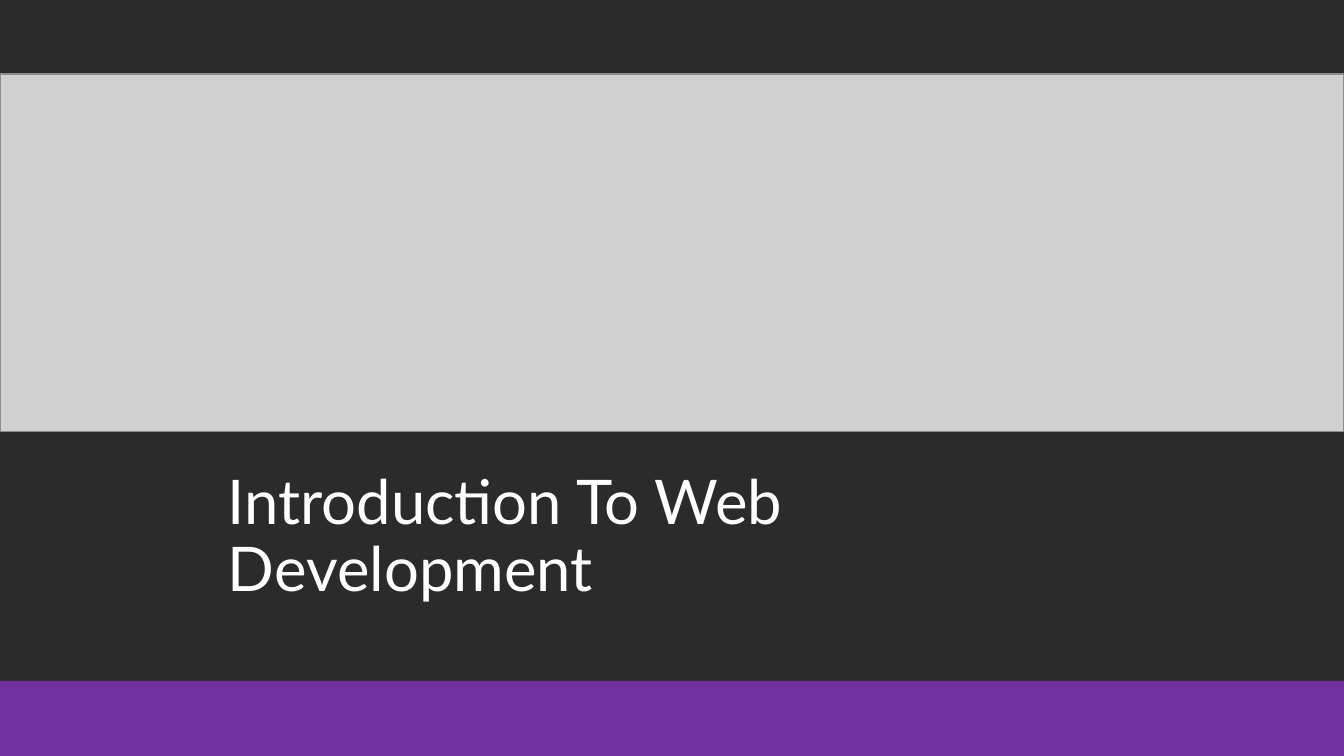
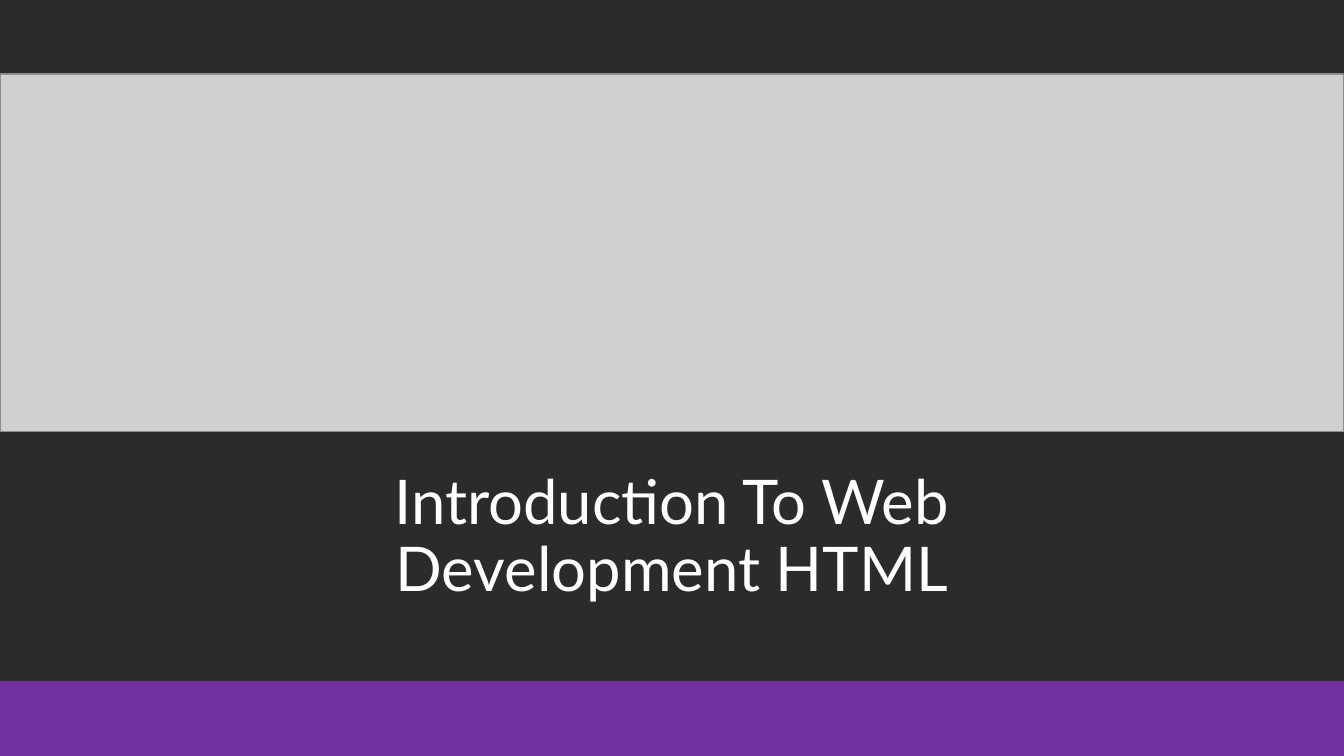
Before and after one commit to stho382/Intro-To-Web-Developement, a slide deck: slide 1 of presentation_slides/HTML.pptx. Drawn at 1344x756 pixels with LibreOffice and Linux fonts; fonts in the diff are those of the drawing; grey boxes stand for pictures; background and template pictures are left out; a plain dark background stands for a picture behind light text. Boxes give left, top, right and bottom in pixels: in the first picture for what was removed or moved away, otherwise in the second. Text is boxed around its words. In the diff, an @@ line names an element or a change of style, - is before the commit and + after.

```diff
--- a/presentation_slides/HTML.pptx
+++ b/presentation_slides/HTML.pptx
@@ text at (395,478,949,602): text changed @@
-Introduction To Web Development
+Introduction To Web Development HTML
```
Also in this commit, not shown: 2 other slides changed, 2 slides added, 6 other files.
